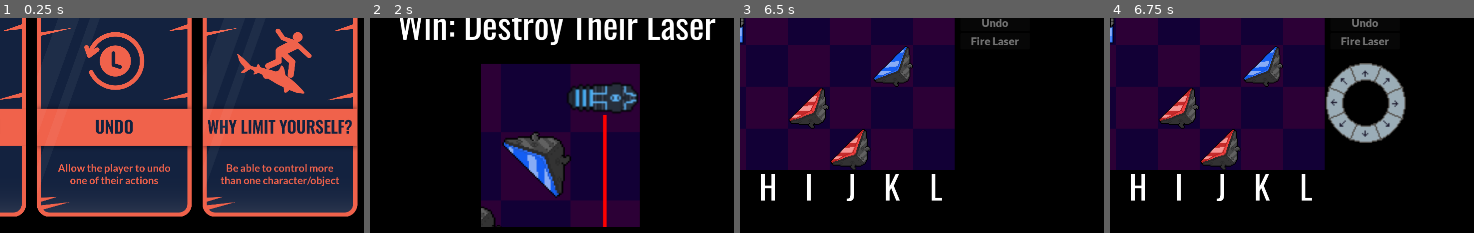
Above: before the commit, frames 1-4 (left to right).
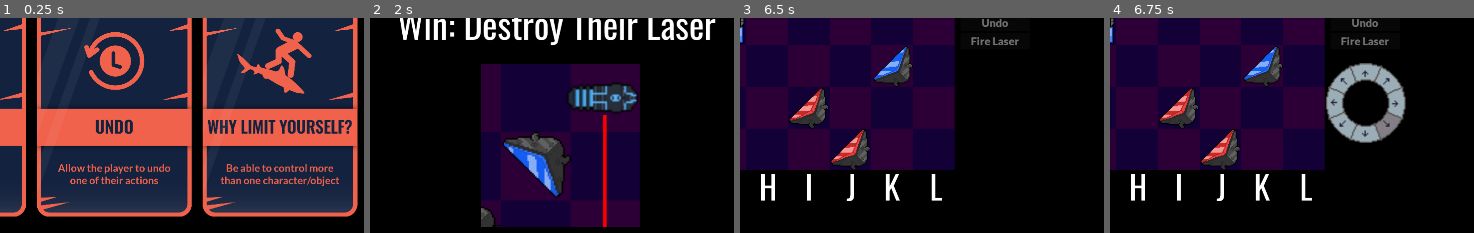
Above: after the commit, the same moments.

Repository: mzbrubak/Reflectix
Game: Godot game, scene res://Scenes/main.tscn
Same seed, same stepped clock (60 frames per second), same inputs: the game is played once before the commit and once after it.
Inputs (mouse positions are % of the whole screen's width and height, from its top left):
- Up to frame 1 (0.25 s): no input
- Up to frame 2 (2 s): click "Next!" at 0.5 s; click "Next!" at 1.25 s
- Up to frame 3 (6.5 s): click "Next!" at 2 s; tap Enter at 2.75, 4.25, 5.75 s; move the mouse to (75, 44) at 2.77 s; click (75, 44) at 2.92 s; tap Space at 3.5, 5 s; move the mouse to (29, 55) at 3.52 s; click (29, 55) at 3.67 s; move the mouse to (62, 26) at 4.27 s; click (62, 26) at 4.42 s; move the mouse to (45, 70) at 5.02 s; click (45, 70) at 5.17 s; move the mouse to (84, 65) at 5.77 s; click (84, 65) at 5.92 s
- Up to frame 4 (6.75 s): tap Space at 6.5 s; move the mouse to (18, 34) at 6.52 s; click (18, 34) at 6.67 s
The pictures show only the part of the screen within x 50-100%, y 48-98%; the shares and areas given below are measured in that part.

Frames 1-3 are identical in both runs. In frame 4, 0.4% of the frame differs, in the area x 73-80%, y 44-56%.

Commit message:
Rotating in any direction except no rotation allowed
I made a simpler version of the is_rotation_accessible function that only allows 2D rotations and allows any rotation except for staying in the same rotation state

Diff:
--- a/Scenes/rotation_ui.gd
+++ b/Scenes/rotation_ui.gd
@@ -19,8 +19,7 @@
 	else:
 		SignalBus.rotate_piece=piece_node
 		for rotation_button in rotation_buttons:
-			rotation_button.disabled=false
-			#rotation_button.disabled=is_rotation_accessible(rotation_button,SignalBus.rotate_piece.state)
+			rotation_button.disabled=!is_rotation_accessible_2dsimple(rotation_button,SignalBus.rotate_piece.state)
 		SignalBus.set_piece_rotation.connect(SignalBus.rotate_piece.set_rotation_from_state)
 
 func is_rotation_accessible(rotation_button, state)->bool:
@@ -54,3 +53,12 @@
 			return (state.x==newstate.x||state.y==newstate.y)
 		else:
 			return (state.x!=-newstate.x&&state.y!=-newstate.y)
+
+func is_rotation_accessible_2dsimple(rotation_button,state)->bool:
+	var newstate=rotation_button.state
+	if newstate.z==1:
+		return false
+	elif newstate==state:
+		return false
+	else:
+		return true
